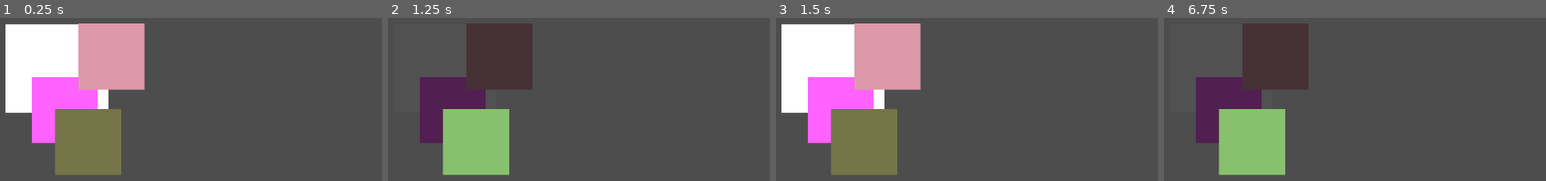
Above: before the commit, frames 1-4 (left to right).
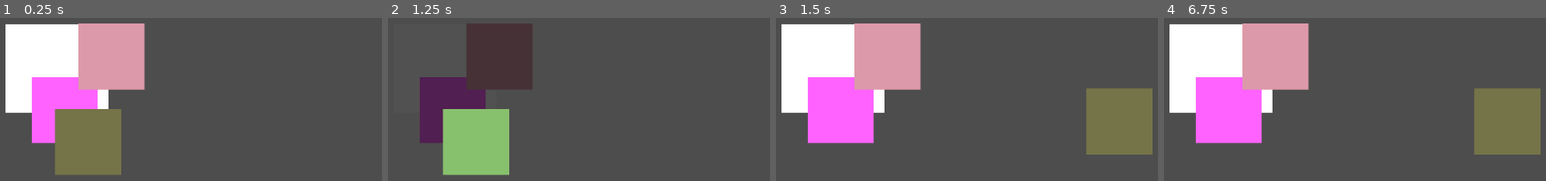
Above: after the commit, the same moments.

Repository: PhyrexianAgent/card-game-sim
Game: Godot game, scene res://Game/experimental.tscn
Same seed, same stepped clock (60 frames per second), same inputs: the game is played once before the commit and once after it.
Inputs (mouse positions are in pixels of both pictures, inside the frame that each line leads up to):
- Up to frame 1 (0.25 s): no input
- Up to frame 2 (1.25 s): tap Enter at 0.5 s; move the mouse to (456, 161) at 0.52 s; press the mouse at (456, 161) at 0.53 s; hold Up (ui_up) from 0.53 s (still down)
- Up to frame 3 (1.5 s): keep holding Up (ui_up); tap Space at 1.25 s; move the mouse to (1100, 141) at 1.27 s; release the mouse at (1100, 141) at 1.28 s; right-click (1100, 141) at 1.35 s
- Up to frame 4 (6.75 s): tap Enter at 2, 3.5 s; move the mouse to (outside the picture) at 2.02 s; release Up (ui_up) at 2.03 s; hold Left (ui_left) 2.03-3.53 s; tap Mouse wheel up (zoom_in) at 2.1, 5.1 s; tap Space at 2.75, 4.25 s; move the mouse to (1305, 79) at 2.77 s; tap Mouse wheel down (zoom_out) at 2.85, 5.85 s; move the mouse to (outside the picture) at 3.52 s; press the mouse at (outside the picture) at 3.53 s; hold Down (ui_down) 3.53-4.28 s; move the mouse to (1431, 58) at 4.27 s; release the mouse at (1431, 58) at 4.28 s; hold Right (ui_right) 4.28-5.03 s; right-click (1431, 58) at 4.35 s; move the mouse to (outside the picture) at 5.02 s; hold Up (ui_up) 5.03-5.78 s; move the mouse to (outside the picture) at 5.77 s; hold Right (ui_right) from 5.78 s (still down); move the mouse to (1232, 161) at 6.52 s; press the mouse at (1232, 161) at 6.53 s

Frames 1-2 are identical in both runs. In frame 3, 14% of the frame differs, in the area x 14-99%, y 43-97%; in frame 4, 34%, in the area x 1-99%, y 3-97%.

Commit message:
Fixed Mouse Drag Rects Not Updating Position

Diff:
--- a/Game/Dragging Nodes/Dragging Layer/dragging_layer.gd
+++ b/Game/Dragging Nodes/Dragging Layer/dragging_layer.gd
@@ -33,6 +33,6 @@
 
 # Will end the drag by sending http request for a card move and sending end drag signal
 func end_drag(master: Sprite2D, position: Vector2) -> void:
-	print("sending {0} to {1}".format([master.name, position]))
-
+	#print("sending {0} to {1}".format([master.name, position]))
+	master.global_position = position
 	ending_drag.emit()
--- a/Game/mouse_detector.gd
+++ b/Game/mouse_detector.gd
@@ -35,6 +35,7 @@
 
 
 func _process(delta: float) -> void:
+	update_position()
 	mouse_on_rect = rect.has_point(viewport.get_mouse_position())
 	update_mouse_on_rect()
 
@@ -56,4 +57,8 @@
 	var parent = get_parent()
 	var t_size = parent.texture.get_size() * parent.global_scale
 	rect.size = t_size - Vector2(left + right, top + bottom)
+	rect.position = parent.global_position - Vector2(left, top) - rect.size / 2
+
+# Updates position of detection rect (assumes rect's size is the same)
+func update_position() -> void:
 	rect.position = get_parent().global_position - Vector2(left, top) - rect.size / 2
